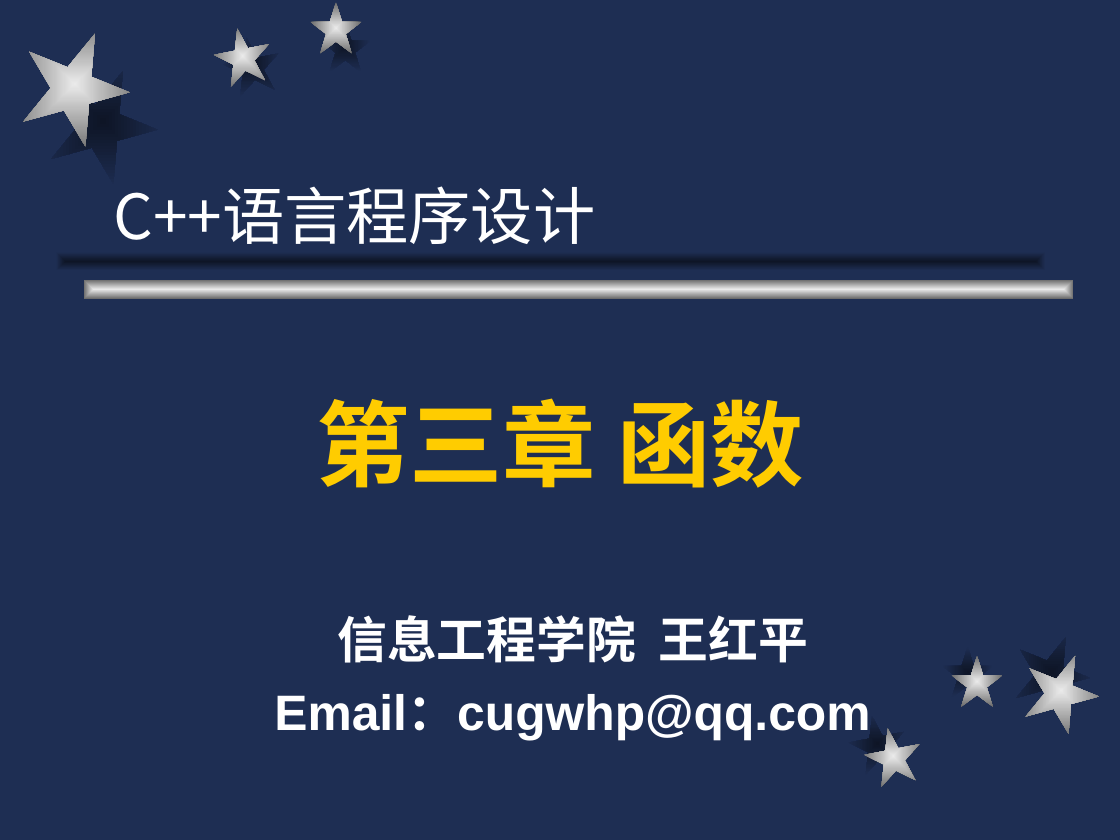
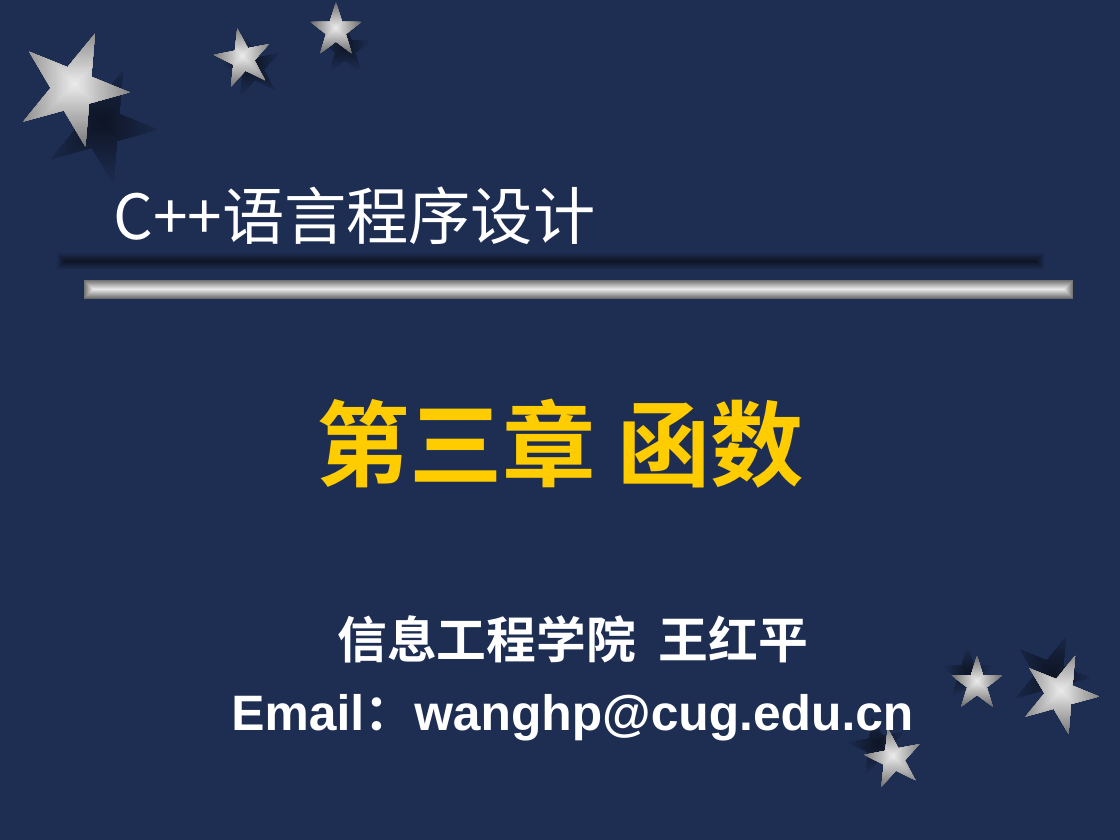
Before and after one commit to cugwhp/OOPCPP, a slide deck: slide 1 of 02.PPT/第3章 函数/c++3.ppt. Drawn at 1120x840 pixels with LibreOffice and Linux fonts; fonts in the diff are those of the drawing. Boxes give left, top, right and bottom in pixels: in the first picture for what was removed or moved away, otherwise in the second. Text is boxed around its words. In the diff, an @@ line names an element or a change of style, - is before the commit and + after.

```diff
--- a/02.PPT/第3章 函数/c++3.ppt
+++ b/02.PPT/第3章 函数/c++3.ppt
@@ subtitle at bbox=[231, 694, 913, 740]: text changed @@
-Email：cugwhp@qq.com
+Email：wanghp@cug.edu.cn
```
Also in this commit, not shown: 2 other slides changed, 26 other files.
